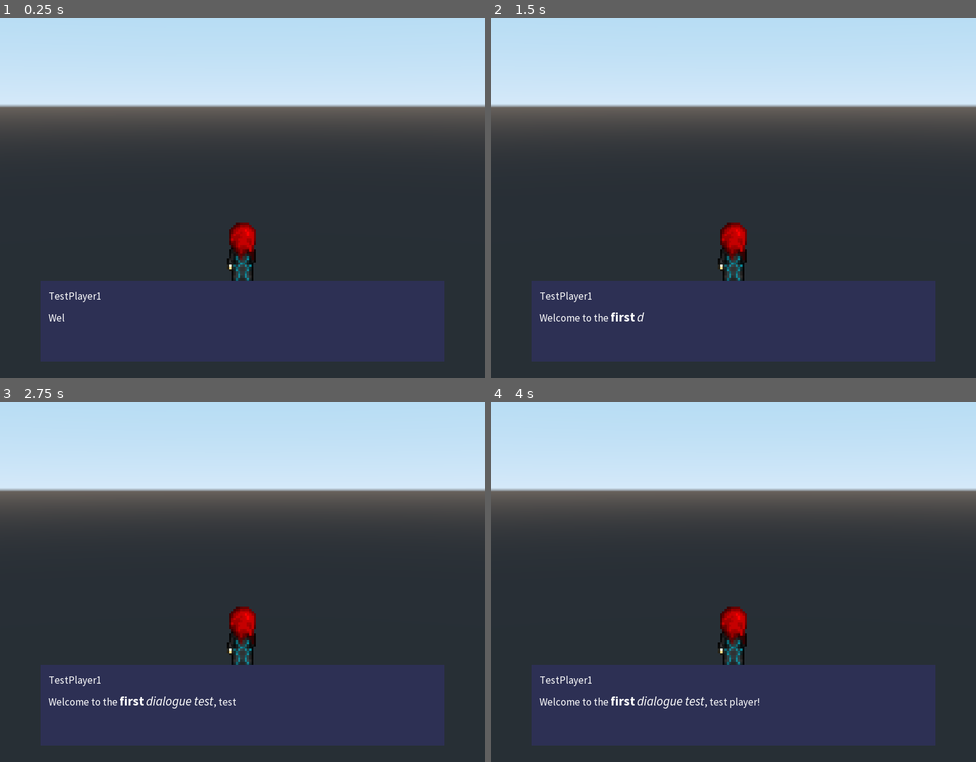
Above: before the commit, frames 1-4 (two rows, left to right).
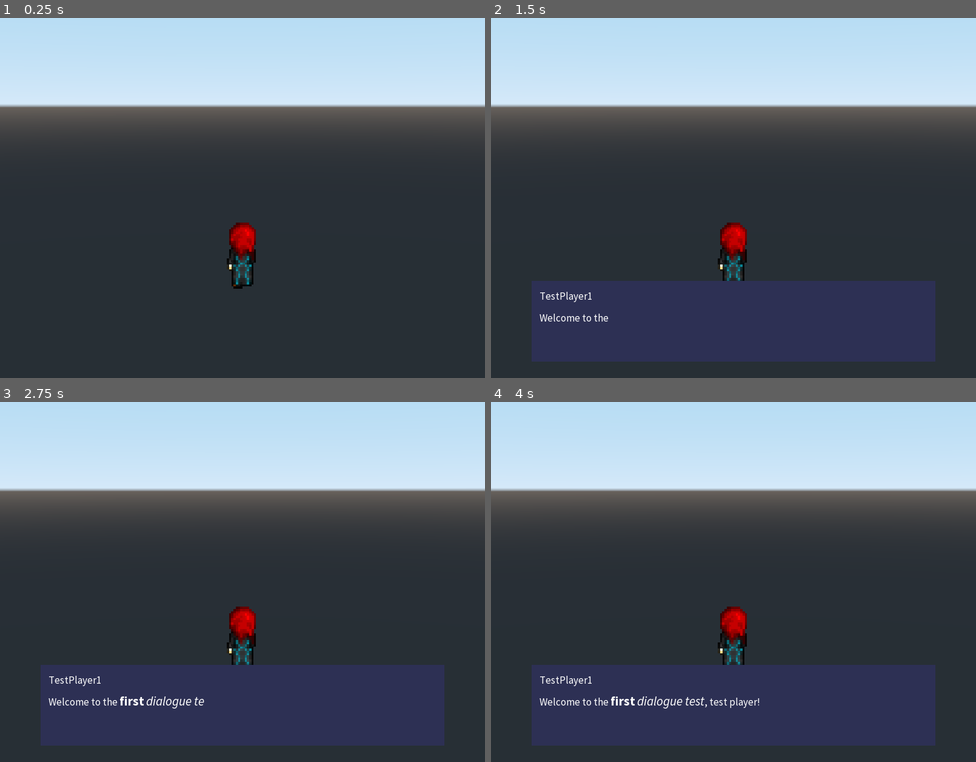
Above: after the commit, the same moments.

Repository: Jantho1990/Pseudo-3D-Layer-Test
Game: Godot game, scene res://maps/DialogueTest/DialogueTestMap.tscn
Two runs of this game, one before a commit and one after it. Both use one fixed random seed, a clock stepped at 60 frames per second and the inputs below. This scene is started directly instead of the project's main scene.
Inputs (mouse positions are in pixels of both pictures, inside the frame that each line leads up to):
- Up to frame 1 (0.25 s): no input
- Up to frame 2 (1.5 s): tap Enter (ui_accept) at 0.5, 0.77 s; move the mouse to (840, 165) at 0.52 s; hold E (rotate_right) 0.53-1.25 s; click (840, 165) at 0.67 s; drag from (636, 201) to (709, 262) at 1.27 s
- Up to frame 3 (2.75 s): tap Enter (ui_accept) at 2 s; move the mouse to (291, 481) at 2.02 s; hold E (rotate_right) from 2.03 s (still down)
- Up to frame 4 (4 s): release E (rotate_right) at 2.75 s; drag from (709, 646) to (588, 510) at 2.77 s; tap Enter (ui_accept) at 3.5, 3.77 s; move the mouse to (879, 625) at 3.52 s; hold Q (rotate_left) from 3.53 s (still down)

The runs differ from the first frame. In frame 1, 19% of the frame differs, in the area x 8-92%, y 73-96%; in frame 2, less than 0.1%; in frame 3, less than 0.1%; in frame 4, nothing differs.

Commit message:
added functionality to hide textbox before render start and after reaching end of dialogue

Diff:
--- a/maps/DialogueTest/DialogueTestMap.gd
+++ b/maps/DialogueTest/DialogueTestMap.gd
@@ -8,9 +8,19 @@
 
 # Called when the node enters the scene tree for the first time.
 func _ready():
-  DialogueHandler.show_dialogue('Test Dialogue 0')
+  $Timer.connect('timeout', self, '_on_Timer_timeout')
+  $Timer.start(0.5)
+  GlobalSignal.listen('test_signal', self, '_on_Test_signal')
 
 
 # Called every frame. 'delta' is the elapsed time since the previous frame.
 #func _process(delta):
 #  pass
+
+
+func _on_Test_signal():
+  print('Test signal received!')
+
+
+func _on_Timer_timeout():
+  DialogueHandler.show_dialogue('Test Dialogue 0')
--- a/maps/DialogueTest/DialogueTestMap.tscn
+++ b/maps/DialogueTest/DialogueTestMap.tscn
@@ -11,3 +11,6 @@
 step_next_letter = 0.065
 
 [node name="TestPlayer1" parent="." instance=ExtResource( 2 )]
+
+[node name="Timer" type="Timer" parent="."]
+one_shot = true
--- a/maps/ScaleTest/ScaleTestMap.tscn
+++ b/maps/ScaleTest/ScaleTestMap.tscn
@@ -18,7 +18,7 @@
 cell_size = Vector3( 1, 1, 1 )
 cell_center_y = false
 data = {
-"cells": PoolIntArray( 0, 0, 786433, 1, 0, 786433, 2, 0, 786 …(167 unchanged characters)… , 1, 2, 786433, 2, 2, 786433, 65533, 2, -1072955391, 65534, 2, 786433, 65535, 2, 786433, 0, 3, -1609826303, 1, 3, 537657345, 2, 3, 786433, 65533, 3, 537657345, 65534, 3, 786433, 65535, 3, -1609826303, 0, 4, 537657345, 1, 4, 537657345, 2, 4, 1074528257, 65533, 4, -1609826303, 65534, 4, 537657345, 65535, 4, 537657345, 0, 65533, 786433, 1, 65533, 786433, 2, …(322 unchanged characters)…
+"cells": PoolIntArray( 0, 0, 786433, 1, 0, 786433, 2, 0, 786 …(167 unchanged characters)… , 1, 2, 786433, 2, 2, 786433, 65533, 2, 786433, 65534, 2, 786433, 65535, 2, 786433, 0, 3, 786433, 1, 3, 786433, 2, 3, 786433, 65533, 3, 786433, 65534, 3, 786433, 65535, 3, 786433, 0, 4, 786433, 1, 4, 786433, 2, 4, 786433, 65533, 4, 786433, 65534, 4, 786433, 65535, 4, 786433, 0, 65533, 786433, 1, 65533, 786433, 2, …(322 unchanged characters)…
 }
 __meta__ = {
 "_editor_clip_": 0
@@ -29,7 +29,7 @@
 cell_size = Vector3( 1, 1, 1 )
 cell_center_x = false
 data = {
-"cells": PoolIntArray( 3, 0, 1310720, 65533, 0, 1310720, 655 …(318 unchanged characters)… 0, 65533, 65533, 1310720, 65539, 65533, 1310720, 131069, 65533, 1310720, 131075, 65533, 1310720, 196605, 65533, 1310720, 3, 65534, 1310720, 65533, 65534, 1310720, 65539, 65534, 1310720, 131069, 65534, 1310720, 131075, 65534, 1310720, 196605, 65534, 1310720, 3, 65535, 1310720, 65533, 65535, 1310720, 65539, 65535, 1310720, 131069, 65535, 1310720, 131075, 65535, 1310720, 196605, 65535, 1310720 )
+"cells": PoolIntArray( 3, 0, 1310720, 65533, 0, 1310720, 655 …(318 unchanged characters)… 0, 65533, 65533, 1310720, 65539, 65533, 538181632, 131069, 65533, 1310720, 131075, 65533, 1310720, 196605, 65533, 1310720, 3, 65534, 1310720, 65533, 65534, -1072431104, 65539, 65534, 1075052544, 131069, 65534, 1310720, 131075, 65534, 538181632, 196605, 65534, 1310720, 3, 65535, -1609302016, 65533, 65535, 538181632, 65539, 65535, 1310720, 131069, 65535, 1310720, 131075, 65535, 1310720, 196605, 65535, -1609302016 )
 }
 __meta__ = {
 "_editor_clip_": 0,
@@ -53,7 +53,7 @@
 cell_size = Vector3( 1, 1, 1 )
 cell_center_y = false
 data = {
-"cells": PoolIntArray( 196608, 0, 1507330, 196609, 0, 1507330, 196610, 0, 1507330 …(734 unchanged characters)…
+"cells": PoolIntArray( 196608, 0, -1609105406, 196609, 0, 1507330, 196610, 0, 1507330 …(734 unchanged characters)…
 }
 __meta__ = {
 "_editor_clip_": 0,
--- a/systems/dialogue_handler/renderers/DialogueBoxRenderer.gd
+++ b/systems/dialogue_handler/renderers/DialogueBoxRenderer.gd
@@ -17,6 +17,7 @@
 var next_block_name # The next block to be processed.
 
 onready var ContentBox = get_node('./DialogueContainer/MarginContainer/VBoxContainer/DialogueContent')
+onready var DialogueContainer = get_node('./DialogueContainer/')
 onready var NameBox = get_node('./DialogueContainer/MarginContainer/VBoxContainer/CharacterName')
 onready var TypewriterTimer = get_node('./DialogueContainer/MarginContainer/VBoxContainer/DialogueContent/TypewriterTimer')
 
@@ -30,6 +31,7 @@
 func _ready():
   DialogueHandler.register_renderer(self, 'dialogue', true)
   TypewriterTimer.connect('timeout', self, '_on_TypewriterTimer_timeout')
+  DialogueContainer.visible = false
 
 
 # Called every frame. 'delta' is the elapsed time since the previous frame.
@@ -47,10 +49,20 @@
     print('WAAAAH')
 
 
+# Begin rendering a dialogue.
+func begin():
+  DialogueContainer.visible = true
+
+
 # Clean exisiting data.
 func clean():
   ContentBox.percent_visible = 0
   current_block = null
+
+
+# Finish the current dialogue.
+func finish():
+  DialogueContainer.visible = false
 
 
 # Advance to the next block.
@@ -58,6 +70,8 @@
   clean()
   if next_block_name != '':
     render_block(next_block_name)
+  else:
+    finish()
 
 
 # Renders a dialogue script in a dialogue box.
@@ -79,6 +93,7 @@
 
 # Renders text-type content.
 func render_type_text(block_name : String, block):
+  begin()
   var character_name = block.character_display_name if block.has('character_display_name') \
     else block.character
   var text = block.text
--- a/systems/dialogue_handler/renderers/DialogueBoxRenderer.tscn
+++ b/systems/dialogue_handler/renderers/DialogueBoxRenderer.tscn
@@ -77,3 +77,4 @@
 }
 
 [node name="TypewriterTimer" type="Timer" parent="DialogueContainer/MarginContainer/VBoxContainer/DialogueContent"]
+one_shot = true
